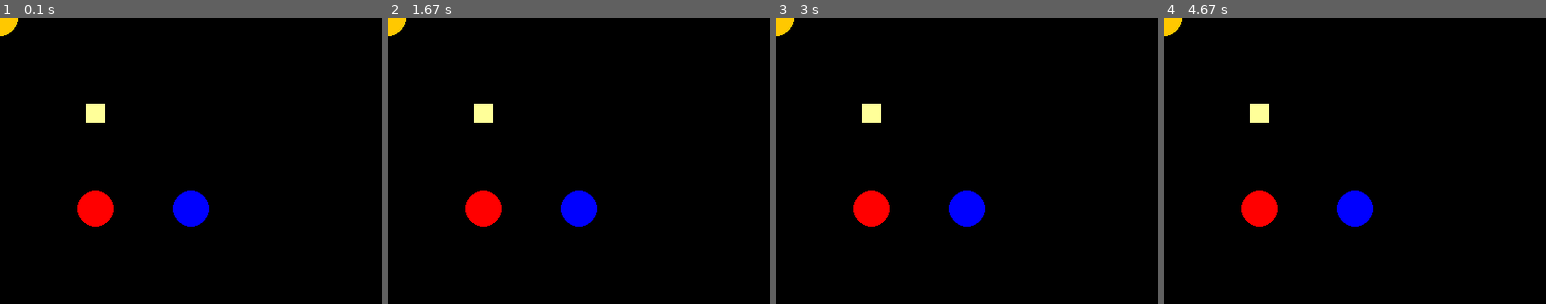
Above: before the commit, frames 1-4 (left to right).
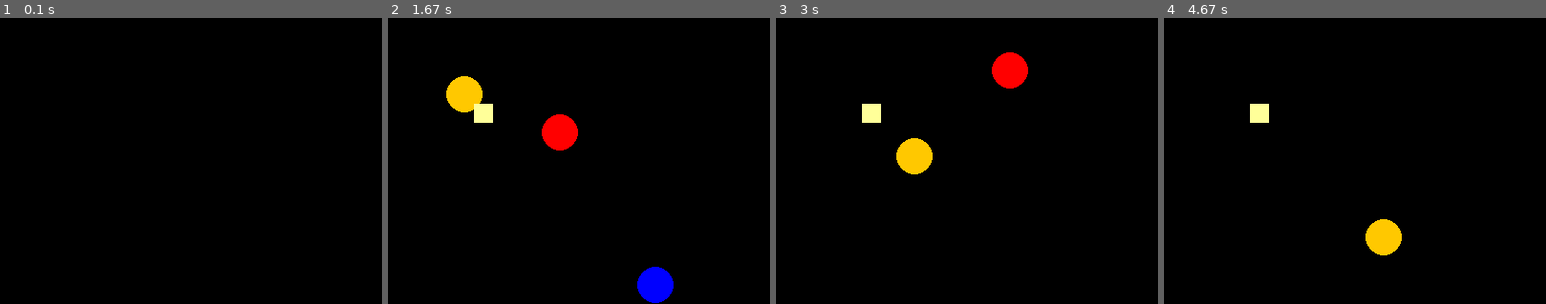
Above: after the commit, the same moments.

Repository: chauncy-crib/tagprobot-ml
Game: pygame game, started from python/main.py
Same seed, same stepped clock (60 frames per second), same inputs: the game is played once before the commit and once after it.
Inputs:
- Up to frame 1 (0.1 s): no input
- Up to frame 2 (1.67 s): no input
- Up to frame 3 (3 s): no input
- Up to frame 4 (4.67 s): no input

The runs differ from the first frame. In frame 1, 2.4% of the frame differs, in the area x 0-55%, y 0-73%; in frame 2, 4.9%, in the area x 0-75%, y 0-100%; in frame 3, 4.0%; in frame 4, 3.0%.

Commit message:
set up state updating

Diff:
--- a/python/main.py
+++ b/python/main.py
@@ -12,9 +12,9 @@
     screen = pygame.display.set_mode((400, 300))
     done = False
 
-    foe_ball = Ball(200, 200, uuid4(), Team.FOE)
-    friend_ball = Ball(100, 200, uuid4(), Team.FRIEND)
-    ego_ball = Ball(0, 0, uuid4(), Team.EGO)
+    foe_ball = Ball(200, 200, uuid4(), Team.FOE, 50, 50)
+    friend_ball = Ball(100, 200, uuid4(), Team.FRIEND, 50, -50)
+    ego_ball = Ball(0, 0, uuid4(), Team.EGO, 50, 50)
     flag = Flag(100, 100)
 
     world_state = State([foe_ball], [friend_ball], ego_ball, flag)
@@ -27,10 +27,11 @@
                 done = True
 
         screen.fill((0, 0, 0))
+        clock.tick(10)
+        delta_t_ms: int = clock.get_time()
+        world_state = world_state.next_state(delta_t_ms)
         world_state.draw(screen)
-
         pygame.display.flip()
-        clock.tick(60)
 
 
 if __name__ == "__main__":
--- a/python/state/ball.py
+++ b/python/state/ball.py
@@ -1,7 +1,7 @@
 from enum import Enum
 import pygame
 from uuid import UUID
-from dataclasses import dataclass
+from dataclasses import dataclass, replace
 
 from visualization.shape import Shape
 
@@ -40,3 +40,6 @@
                             self.y - radius,
                             2*radius,
                             2*radius))
+
+    def move(self, dt: int) -> 'Ball':
+        return replace(self, x=self.x + (self.vx * dt // 1000), y=self.y + (self.vy * dt // 1000))
--- a/python/state/state.py
+++ b/python/state/state.py
@@ -1,5 +1,6 @@
-from typing import List, Dict
+from typing import List
 import uuid
+from dataclasses import dataclass
 
 from visualization.drawable import Drawable
 from input.input import Input
@@ -7,31 +8,29 @@
 from .flag import Flag
 
 
+@dataclass(frozen=True)
 class State(Drawable):
-    def __init__(
-        self,
-        enemy_balls: List[Ball],
-        friendly_balls: List[Ball],
-        ego_ball: Ball,
-        flag: Flag
-    ) -> None:
-        assert(len(enemy_balls) <= 4)
-        assert(len(friendly_balls) < 4)
+    enemy_balls: List[Ball]
+    friendly_balls: List[Ball]
+    ego_ball: Ball
+    flag: Flag
 
-        all_balls = enemy_balls + friendly_balls + [ego_ball]
+    def __post_init__(self):
+        assert(len(self.enemy_balls) <= 4)
+        assert(len(self.friendly_balls) < 4)
+        all_balls = self.all_balls()
         ids: List[uuid.UUID] = [b.id for b in all_balls]
         assert(len(set(ids)) == len(ids))
-        self.balls: Dict[uuid.UUID, Ball] = dict(zip(ids, all_balls))
 
-        self.flag = flag
+    def all_balls(self):
+        return self.enemy_balls + self.friendly_balls + [self.ego_ball]
 
     def draw(self, screen) -> None:
-        for ball_id, ball in self.balls.items():
+        for ball in self.all_balls():
             ball.draw(screen)
 
         self.flag.draw(screen)
 
-    # See python/README.md for explanation of these strange type hints
     def handle_inputs(self, input: Input) -> 'State':
         return self
 
@@ -39,4 +38,9 @@
         """
         :param int dt: time elapsed in milliseconds
         """
-        return self
+        return State(
+            enemy_balls=[b.move(dt) for b in self.enemy_balls],
+            friendly_balls=[b.move(dt) for b in self.friendly_balls],
+            ego_ball=self.ego_ball.move(dt),
+            flag=self.flag
+        )
